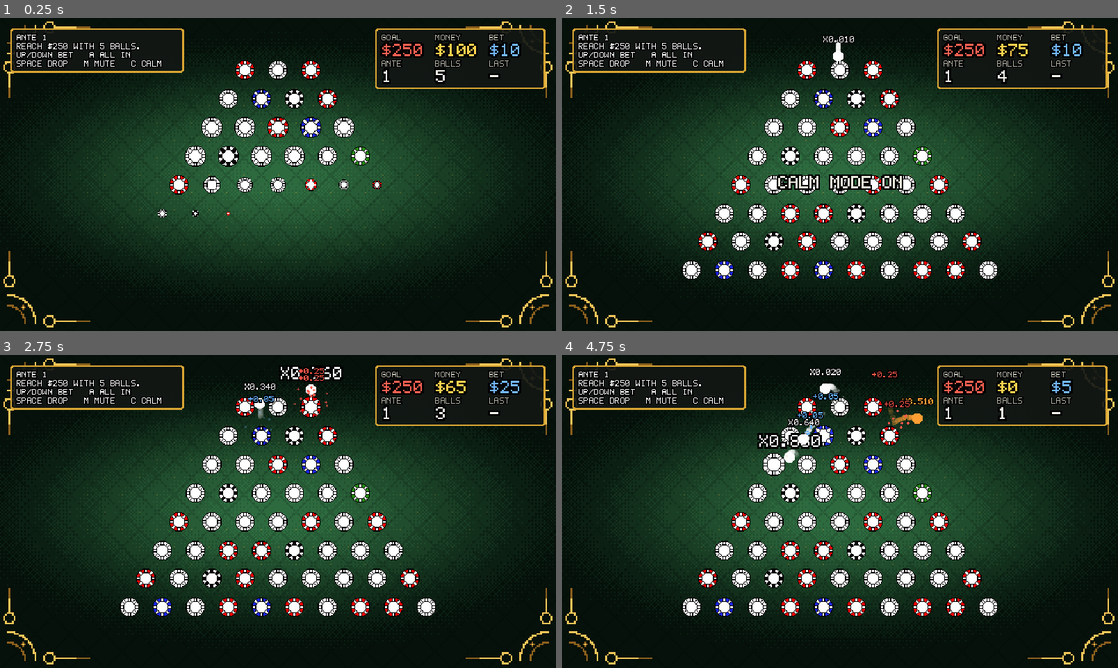
Above: before the commit, frames 1-4 (two rows, left to right).
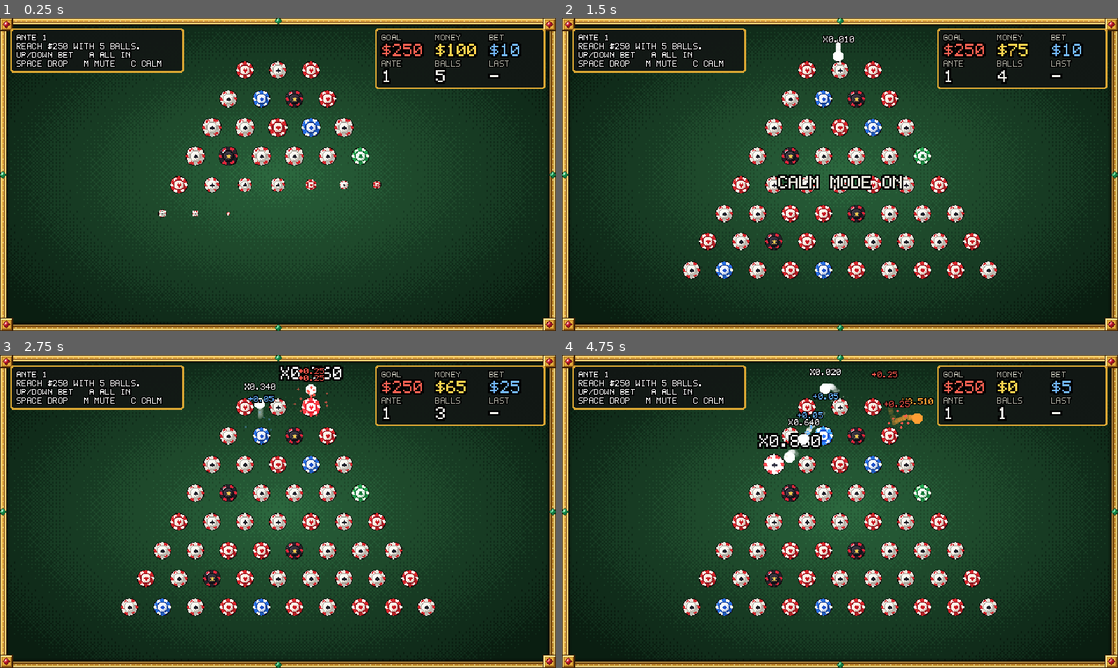
Above: after the commit, the same moments.

Repository: S0humm/bounce-house
Game: Godot game, scene res://scenes/board.tscn
Same seed, same stepped clock (60 frames per second), same inputs: the game is played once before the commit and once after it.
Inputs:
- Up to frame 1 (0.25 s): no input
- Up to frame 2 (1.5 s): tap Enter at 0.5 s; hold Up 0.53-1.28 s; tap M at 0.6 s; tap Space at 0.77 s; hold Down from 1.28 s (still down); tap C at 1.35 s
- Up to frame 3 (2.75 s): tap Space at 1.52 s; release Down at 2.03 s; hold Up from 2.03 s (still down); tap R at 2.1 s
- Up to frame 4 (4.75 s): tap M at 2.85 s; tap Space at 3.02, 3.77, 4.52 s; release Up at 3.53 s; hold A from 3.53 s (still down); tap C at 3.6 s; tap R at 4.35 s

The runs differ from the first frame. In frame 1, 45% of the frame differs, in the area x 0-100%, y 0-100%; in frame 2, 47%; in frame 3, 47%; in frame 4, 47%.

Commit message:
new chips and frame

Diff:
--- a/scripts/fx.gd
+++ b/scripts/fx.gd
@@ -66,6 +66,7 @@
 	dot2_tex = _make_dot(2)
 	coin_tex = _make_coin()
 	_build_background()
+	_build_frame()
 
 	cam = Camera2D.new()
 	cam.position = screen / 2.0
@@ -135,32 +136,21 @@
 		y -= step
 
 func _build_background() -> void:
-	# Spotlit felt drawn as ordered-dither pixel art, with a faint diamond lattice,
-	# deep vignette and small gold corner flourishes. All static, no frame.
+	# Spotlit felt drawn as ordered-dither pixel art: a handful of greens, no smooth gradient
 	var w := 320
 	var h := 180
-	var inner := Color(0.18, 0.42, 0.25)
-	var outer := Color(0.02, 0.07, 0.04)
-	var levels := 7
+	var inner := Color(0.17, 0.40, 0.24)
+	var outer := Color(0.04, 0.12, 0.07)
+	var levels := 6
 	var img := Image.create(w, h, false, Image.FORMAT_RGB8)
 	for y in h:
 		for x in w:
 			var dx := (x + 0.5) / w - 0.5
 			var dy := (y + 0.5) / h - 0.5
-			var t := clampf(sqrt(dx * dx + dy * dy * 1.6) / 0.6, 0.0, 1.0)
-			t = t * t * (3.0 - 2.0 * t)   # softer center, darker edges
+			var t := clampf(sqrt(dx * dx + dy * dy) / 0.62, 0.0, 1.0)
 			var threshold: float = (BAYER[(y % 4) * 4 + (x % 4)] + 0.5) / 16.0
 			var q := floorf(t * (levels - 1) + threshold) / (levels - 1)
-			var c := inner.lerp(outer, clampf(q, 0.0, 1.0))
-			# Diamond lattice woven into the felt
-			var a := posmod(x + y, 20)
-			var b := posmod(x - y, 20)
-			if a == 0 or b == 0:
-				c = c.darkened(0.18)
-			elif (a == 10 and b == 10):
-				c = c.lerp(GOLD, 0.35 * (1.0 - t))   # tiny gold stud at each crossing
-			img.set_pixel(x, y, c)
-	_draw_flourishes(img)
+			img.set_pixel(x, y, inner.lerp(outer, clampf(q, 0.0, 1.0)))
 	var bg := Sprite2D.new()
 	bg.texture = ImageTexture.create_from_image(img)
 	bg.centered = false
@@ -169,38 +159,92 @@
 	bg.z_index = -100
 	add_child(bg)
 
-# Gold filigree in each corner: a quarter arc, a curl and a diamond, mirrored 4 ways
-func _draw_flourishes(img: Image) -> void:
-	var w := img.get_width()
-	var h := img.get_height()
-	var light := Color(0.95, 0.78, 0.35)
-	var dark := Color(0.55, 0.38, 0.12)
-	var pts := []   # [x, y, is_light] in top-left corner space
-	for i in 40:
-		var ang := PI * 0.5 * i / 39.0
-		pts.append([int(round(4 + 16 * cos(ang))), int(round(4 + 16 * sin(ang))), true])
-		pts.append([int(round(4 + 10 * cos(ang))), int(round(4 + 10 * sin(ang))), false])
-	for i in 30:   # curls running along each edge
-		var ang := TAU * i / 30.0
-		pts.append([int(round(28 + 3 * cos(ang))), int(round(5 + 3 * sin(ang))), true])
-		pts.append([int(round(5 + 3 * cos(ang))), int(round(28 + 3 * sin(ang))), true])
-	for x in range(32, 52):   # tapering rule from the curl
-		pts.append([x, 5, x < 44])
-	for y in range(32, 46):
-		pts.append([5, y, y < 40])
-	for d in [[13, 13], [14, 13], [13, 14], [12, 13], [13, 12]]:   # diamond stud
-		pts.append([d[0], d[1], d == [13, 13]])
-	for p in pts:
-		for m in [[0, 0], [1, 0], [0, 1], [1, 1]]:
-			var px: int = p[0] if m[0] == 0 else w - 1 - p[0]
-			var py: int = p[1] if m[1] == 0 else h - 1 - p[1]
-			if px >= 0 and py >= 0 and px < w and py < h:
-				img.set_pixel(px, py, light if p[2] else dark)
+
+# Static gold picture frame, drawn once at full resolution (8px, matching the invisible walls)
+const FRAME_OUT := Color(0.24, 0.13, 0.03)
+func _build_frame() -> void:
+	var w := int(screen.x)
+	var h := int(screen.y)
+	var t := 8
+	# Profile from the outside edge inward: outline, bright lip, gold, beaded band, gold, dark groove, inner lip, shadow
+	var prof := [FRAME_OUT, Color(1.0, 0.9, 0.55), Color(0.93, 0.72, 0.26), Color(0.84, 0.6, 0.19),
+		Color(0.74, 0.5, 0.14), Color(0.5, 0.31, 0.08), Color(0.98, 0.82, 0.42), Color(0.12, 0.06, 0.02)]
+	var bead := Color(1.0, 0.95, 0.7)
+	var img := Image.create(w, h, false, Image.FORMAT_RGBA8)
+	img.fill(Color(0, 0, 0, 0))
+	for y in h:
+		for x in w:
+			var d := mini(mini(x, y), mini(w - 1 - x, h - 1 - y))
+			if d < t:
+				var c: Color = prof[d]
+				# Light from the top-left: top/left sides brighter, bottom/right darker
+				var lit := (y == d or x == d)
+				if d > 0 and d < 7:
+					c = c.lightened(0.08) if lit else c.darkened(0.12)
+				# Beads along the middle band
+				if d == 3:
+					var along := x if (y == d or y == h - 1 - d) else y
+					if posmod(along, 6) == 0:
+						c = bead
+				img.set_pixel(x, y, c)
+			elif d < t + 3:
+				img.set_pixel(x, y, Color(0, 0, 0, [0.45, 0.25, 0.1][d - t]))   # soft shadow onto the felt
+	# Corner medallions with a ruby, and small emeralds at the middle of each side
+	for corner in [Vector2i(0, 0), Vector2i(w - 15, 0), Vector2i(0, h - 15), Vector2i(w - 15, h - 15)]:
+		_medallion(img, corner, Color(0.85, 0.12, 0.18), Color(1.0, 0.55, 0.55))
+	for mid in [Vector2i(w / 2 - 5, -2), Vector2i(w / 2 - 5, h - 9), Vector2i(-2, h / 2 - 5), Vector2i(w - 9, h / 2 - 5)]:
+		_gem(img, mid + Vector2i(1, 1), 4, Color(0.1, 0.65, 0.35), Color(0.6, 1.0, 0.75))
+	var frame := Sprite2D.new()
+	frame.texture = ImageTexture.create_from_image(img)
+	frame.centered = false
+	frame.z_as_relative = false
+	frame.z_index = -90
+	add_child(frame)
+
+func _medallion(img: Image, at: Vector2i, gem: Color, gem_hi: Color) -> void:
+	# 15x15 raised gold block with a bevel, holding a diamond-cut gem
+	for y in 15:
+		for x in 15:
+			var c := Color(0.9, 0.68, 0.24)
+			if x == 0 or y == 0 or x == 14 or y == 14:
+				c = FRAME_OUT
+			elif x == 1 or y == 1:
+				c = Color(1.0, 0.92, 0.6)
+			elif x == 13 or y == 13:
+				c = Color(0.55, 0.35, 0.09)
+			elif x == 2 or y == 2 or x == 12 or y == 12:
+				c = Color(0.78, 0.55, 0.16)
+			img.set_pixel(at.x + x, at.y + y, c)
+	_gem(img, at + Vector2i(3, 3), 4, gem, gem_hi)
+
+func _gem(img: Image, at: Vector2i, r: int, col: Color, hi: Color) -> void:
+	# Diamond shape (|dx|+|dy| <= r) with a dark rim, facet shading and a glint
+	for y in range(-r, r + 1):
+		for x in range(-r, r + 1):
+			var m := absi(x) + absi(y)
+			if m > r:
+				continue
+			var c := col
+			if m == r:
+				c = col.darkened(0.55)
+			elif x + y < 0:
+				c = col.lightened(0.2)
+			elif x + y > 0:
+				c = col.darkened(0.25)
+			var px := at.x + r + x
+			var py := at.y + r + y
+			if px >= 0 and py >= 0 and px < img.get_width() and py < img.get_height():
+				img.set_pixel(px, py, c)
+	var gx := at.x + r - 1
+	var gy := at.y + r - 2
+	if gx >= 0 and gy >= 0:
+		img.set_pixel(gx, gy, hi)
+		img.set_pixel(gx, gy + 1, Color.WHITE)
 
 func _draw() -> void:
-	# Dark bleed outside the screen so camera shake never shows a gap
+	# Frame-colored bleed outside the screen so camera shake never shows a gap
 	var b := 24.0
-	var edge := Color(0.02, 0.07, 0.04)
+	var edge := FRAME_OUT
 	draw_rect(Rect2(-b, -b, screen.x + 2.0 * b, b), edge)
 	draw_rect(Rect2(-b, screen.y, screen.x + 2.0 * b, b), edge)
 	draw_rect(Rect2(-b, 0, b, screen.y), edge)
Binary file changed: art/peg_black.png
Binary file changed: art/peg_blue.png
Binary file changed: art/peg_gold.png
Binary file changed: art/peg_green.png
Binary file changed: art/peg_red.png
Binary file changed: art/peg_white.png
